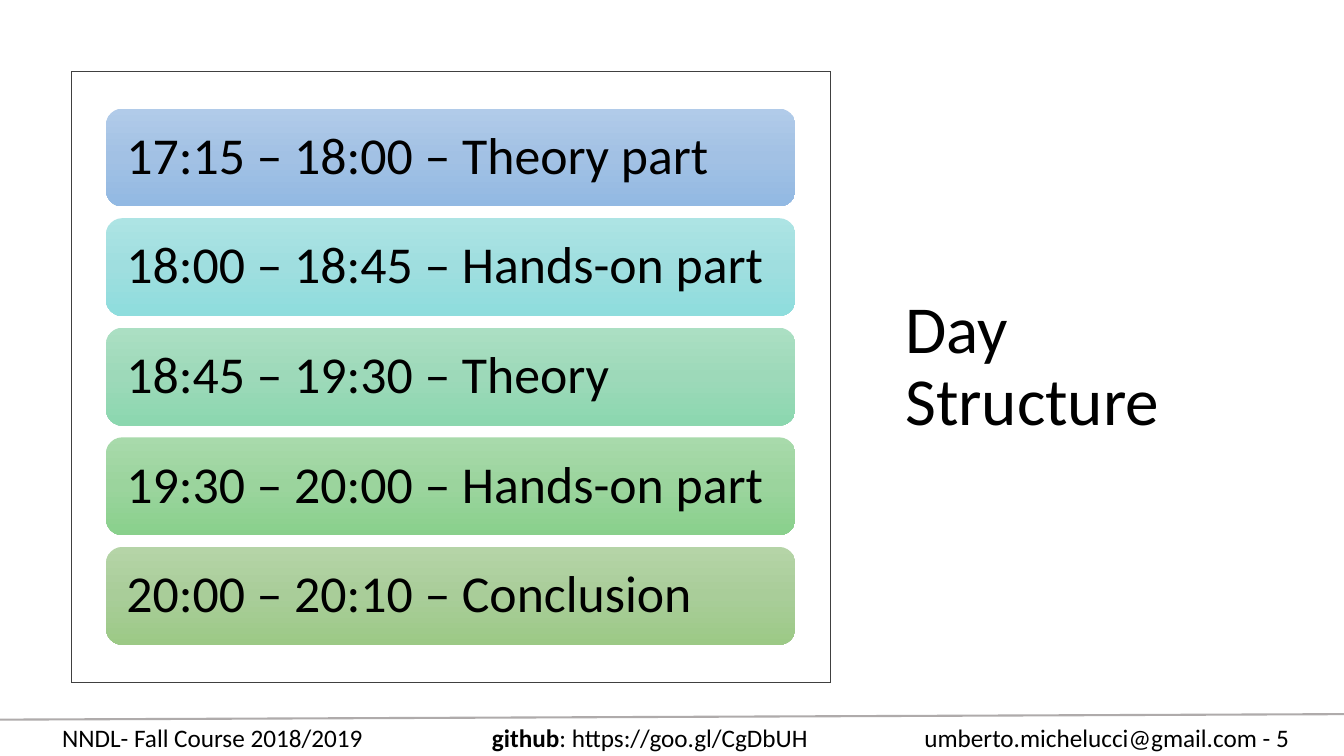
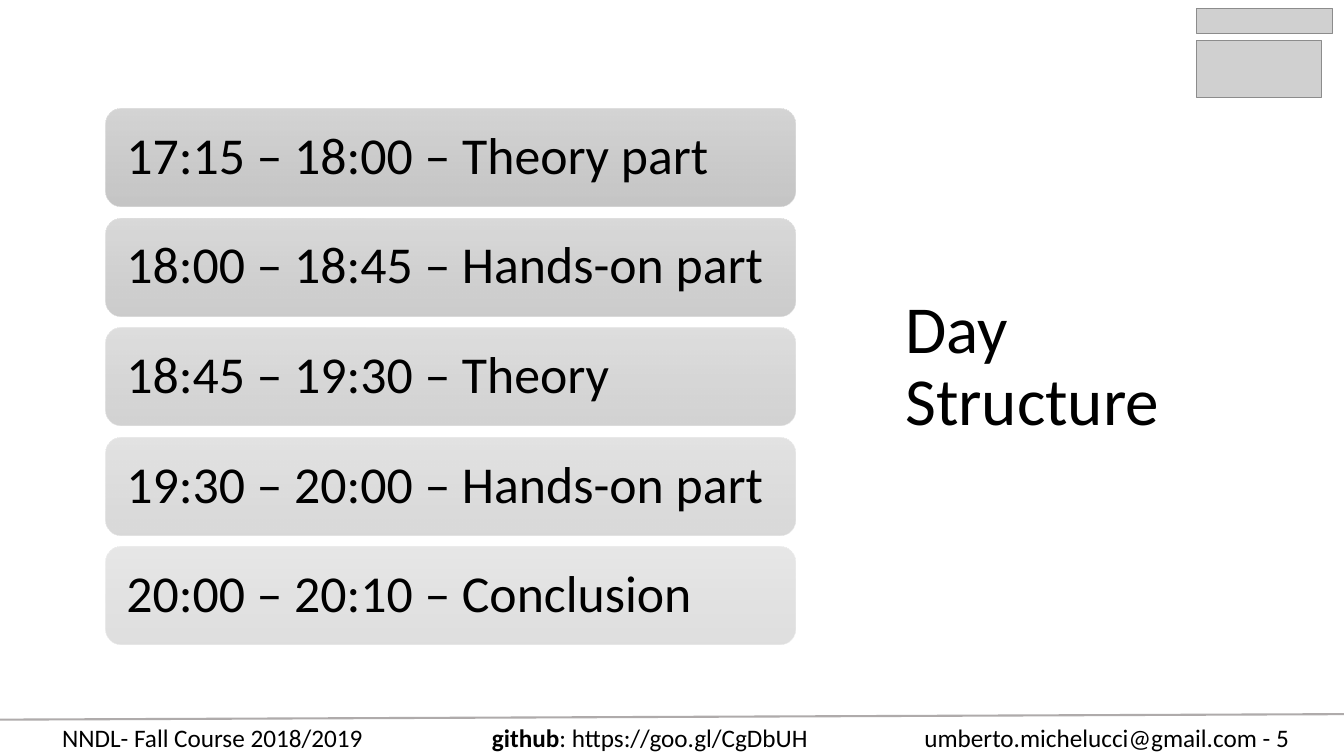
Before and after one commit to toelt-llc/COURSE-zhaw-dlcourse-spring2019, a slide deck: slide 5 of NNDL - Fall 18 Week 1 - Administration and basics.pptx. Drawn at 1344x756 pixels with LibreOffice and Linux fonts; fonts in the diff are those of the drawing; grey boxes stand for pictures. Boxes give left, top, right and bottom in pixels: in the first picture for what was removed or moved away, otherwise in the second. Text is boxed around its words. In the diff, an @@ line names an element or a change of style, - is before the commit and + after.

```diff
--- a/NNDL - Fall 18 Week 1 - Administration and basics.pptx
+++ b/NNDL - Fall 18 Week 1 - Administration and basics.pptx
@@ picture added at [1197,8,1333,33] @@
@@ picture added at [1197,40,1321,97] @@
@@ rectangle removed at [71,71,831,683] @@
@@ rounded rectangle at [106,109,796,207]: fill gradient #B1CBE9 to #A3C1E5 to #93B9E4 to gradient #D2D2D2 to #C8C8C8 to #C0C0C0 @@
@@ rounded rectangle at [106,218,796,316]: fill gradient #AEE4E5 to #A0DFDF to #8FDEDE to gradient #D2D2D2 to #C8C8C8 to #C0C0C0 @@
@@ rounded rectangle at [106,328,796,425]: fill gradient #ABE0C3 to #9DDAB9 to #8CD8AF to gradient #D2D2D2 to #C8C8C8 to #C0C0C0 @@
@@ rounded rectangle at [106,438,796,535]: fill gradient #A9DAAB to #9BD49E to #89D18C to gradient #D2D2D2 to #C8C8C8 to #C0C0C0 @@
@@ rounded rectangle at [106,547,796,645]: fill gradient #B5D5A7 to #AACE9A to #9CC987 to gradient #D2D2D2 to #C8C8C8 to #C0C0C0 @@
```
Also in this commit, not shown: 12 other slides changed, 2 slides added, 2 slides removed.
